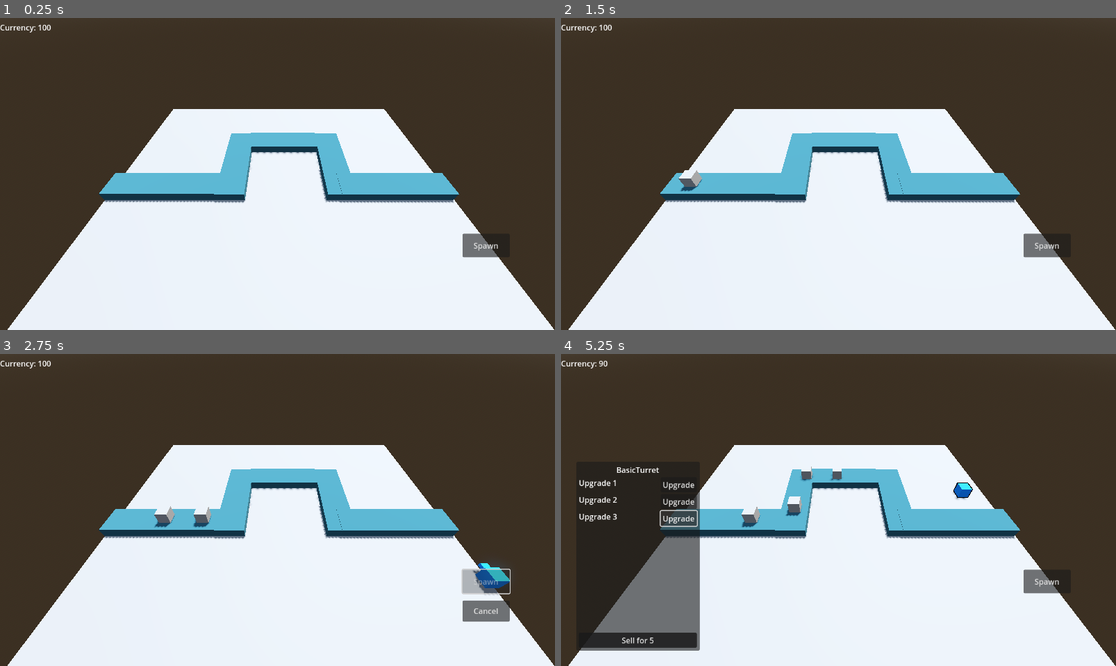
Above: before the commit, frames 1-4 (two rows, left to right).
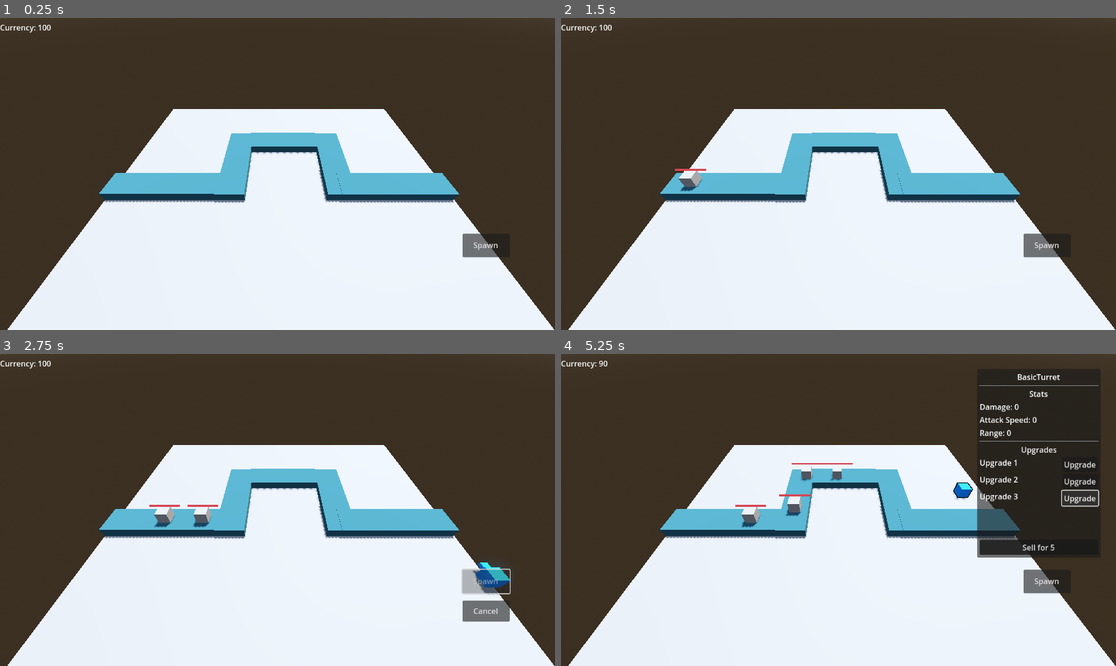
Above: after the commit, the same moments.

Repository: BurnabySouthGameDev/TowerDefence
Game: Godot game, scene res://Scenes/main.tscn
Same seed, same stepped clock (60 frames per second), same inputs: the game is played once before the commit and once after it.
Inputs (mouse positions are in pixels of both pictures, inside the frame that each line leads up to):
- Up to frame 1 (0.25 s): no input
- Up to frame 2 (1.5 s): click "Spawn" at 0.5 s; click "Cancel" at 1.25 s
- Up to frame 3 (2.75 s): click "Spawn" at 2 s
- Up to frame 4 (5.25 s): move the mouse to (960, 494) at 2.77 s; click (960, 494) at 2.92 s; click "Upgrade" at 3.5 s; click "Upgrade" at 4.25 s; click "Upgrade" at 5 s

The runs differ from the first frame. In frame 1, less than 0.1% of the frame differs, in the area x 85-90%, y 71-75%; in frame 2, less than 0.1%; in frame 3, 0.2%; in frame 4, 10%, in the area x 3-97%, y 6-96%.

Commit message:
Added resources for future upgrades & barebones health bar
Need health on enemies to debug damage on turret

Diff:
--- /dev/null
+++ b/Resources/Towers/basic_turret.tres
@@ -0,0 +1,28 @@
+[gd_resource type="Resource" script_class="TowerResource" load_steps=5 format=3 uid="uid://c0c22g0dy87a1"]
+
+[ext_resource type="Script" uid="uid://nf31t0owinb2" path="res://Scripts/turrets/tower_res.gd" id="1_ej7is"]
+[ext_resource type="Script" uid="uid://dapii7i1tjwtr" path="res://Scripts/turrets/upgrade_res.gd" id="2_f7vgk"]
+
+[sub_resource type="Resource" id="Resource_tkl0h"]
+script = ExtResource("2_f7vgk")
+damage = 5
+attack_speed = 0
+radius = 5
+upgrade_cost = 30
+metadata/_custom_type_script = "uid://dapii7i1tjwtr"
+
+[sub_resource type="Resource" id="Resource_f7vgk"]
+script = ExtResource("2_f7vgk")
+damage = 10
+attack_speed = 0
+radius = 10
+upgrade_cost = 100
+metadata/_custom_type_script = "uid://dapii7i1tjwtr"
+
+[resource]
+script = ExtResource("1_ej7is")
+base_damage = 5
+base_attack_speed = 5
+base_radius = 10
+upgrades = Array[ExtResource("2_f7vgk")]([SubResource("Resource_tkl0h"), SubResource("Resource_f7vgk")])
+metadata/_custom_type_script = "uid://nf31t0owinb2"
--- a/Scenes/UI/menu.tscn
+++ b/Scenes/UI/menu.tscn
@@ -27,6 +27,57 @@
 bbcode_enabled = true
 text = "[center]TowerName"
 fit_content = true
+
+[node name="HSeparator" type="HSeparator" parent="MarginContainer/VBoxContainer"]
+layout_mode = 2
+
+[node name="StatsLabel" type="RichTextLabel" parent="MarginContainer/VBoxContainer"]
+layout_mode = 2
+size_flags_horizontal = 6
+bbcode_enabled = true
+text = "Stats"
+fit_content = true
+scroll_active = false
+autowrap_mode = 0
+
+[node name="Damage" type="RichTextLabel" parent="MarginContainer/VBoxContainer"]
+layout_mode = 2
+size_flags_horizontal = 2
+bbcode_enabled = true
+text = "Damage: 0"
+fit_content = true
+scroll_active = false
+autowrap_mode = 0
+
+[node name="AttackSpeed" type="RichTextLabel" parent="MarginContainer/VBoxContainer"]
+layout_mode = 2
+size_flags_horizontal = 2
+bbcode_enabled = true
+text = "Attack Speed: 0"
+fit_content = true
+scroll_active = false
+autowrap_mode = 0
+
+[node name="Range" type="RichTextLabel" parent="MarginContainer/VBoxContainer"]
+layout_mode = 2
+size_flags_horizontal = 2
+bbcode_enabled = true
+text = "Range: 0"
+fit_content = true
+scroll_active = false
+autowrap_mode = 0
+
+[node name="HSeparator2" type="HSeparator" parent="MarginContainer/VBoxContainer"]
+layout_mode = 2
+
+[node name="UpgradesLabel" type="RichTextLabel" parent="MarginContainer/VBoxContainer"]
+layout_mode = 2
+size_flags_horizontal = 6
+bbcode_enabled = true
+text = "Upgrades"
+fit_content = true
+scroll_active = false
+autowrap_mode = 0
 
 [node name="Upgrade1" type="HBoxContainer" parent="MarginContainer/VBoxContainer"]
 layout_mode = 2
--- a/Scenes/enemy.tscn
+++ b/Scenes/enemy.tscn
@@ -1,8 +1,15 @@
-[gd_scene load_steps=3 format=3 uid="uid://ddsf3d0xoy5g6"]
+[gd_scene load_steps=6 format=3 uid="uid://ddsf3d0xoy5g6"]
 
 [ext_resource type="Script" uid="uid://bd7vktalilei2" path="res://Scripts/enemy.gd" id="1_bbien"]
+[ext_resource type="Script" uid="uid://co8kbyh5strok" path="res://Scripts/UI/Enemy/health_bar.gd" id="2_1f0kj"]
 
 [sub_resource type="BoxShape3D" id="BoxShape3D_hghv2"]
+
+[sub_resource type="StyleBoxFlat" id="StyleBoxFlat_1f0kj"]
+bg_color = Color(0.839216, 0.278431, 0.329412, 1)
+
+[sub_resource type="StyleBoxFlat" id="StyleBoxFlat_afpow"]
+bg_color = Color(0.322353, 0.692161, 0.402664, 1)
 
 [node name="PathFollow3D" type="PathFollow3D"]
 loop = false
@@ -19,3 +26,17 @@
 
 [node name="CollisionShape3D" type="CollisionShape3D" parent="enemy"]
 shape = SubResource("BoxShape3D_hghv2")
+
+[node name="Node3D" type="Node3D" parent="enemy"]
+
+[node name="ProgressBar" type="ProgressBar" parent="enemy/Node3D"]
+anchors_preset = -1
+anchor_top = -0.00617284
+anchor_right = 0.0555556
+theme_override_styles/background = SubResource("StyleBoxFlat_1f0kj")
+theme_override_styles/fill = SubResource("StyleBoxFlat_afpow")
+max_value = 20.0
+step = 1.0
+show_percentage = false
+script = ExtResource("2_1f0kj")
+metadata/_edit_use_anchors_ = true
--- a/Scenes/main.tscn
+++ b/Scenes/main.tscn
@@ -88,21 +88,26 @@
 [node name="GameUI" type="CanvasLayer" parent="."]
 
 [node name="SpawnButton" type="Button" parent="GameUI" node_paths=PackedStringArray("path_node")]
-offset_left = 960.0
-offset_top = 448.0
-offset_right = 1058.0
-offset_bottom = 497.0
+anchors_preset = -1
+anchor_left = 0.833333
+anchor_top = 0.691358
+anchor_right = 0.918403
+anchor_bottom = 0.766975
+offset_bottom = 3.05176e-05
 text = "Spawn"
 script = ExtResource("4_jjvhh")
 min_distance_path = 3.0
 path_node = NodePath("../../Path/Path3D")
+metadata/_edit_use_anchors_ = true
 
 [node name="CancelButton" type="Button" parent="GameUI"]
-offset_left = 960.0
-offset_top = 512.0
-offset_right = 1058.0
-offset_bottom = 556.0
+anchors_preset = -1
+anchor_left = 0.833333
+anchor_top = 0.790123
+anchor_right = 0.918403
+anchor_bottom = 0.858025
 text = "Cancel"
+metadata/_edit_use_anchors_ = true
 
 [node name="CurrencyDisplay" type="PanelContainer" parent="GameUI"]
 offset_right = 192.0
@@ -117,6 +122,10 @@
 anchor_left = 0.0277778
 anchor_right = 0.25
 anchor_bottom = 0.950617
+offset_left = 832.0
+offset_top = -193.0
+offset_right = 832.0
+offset_bottom = -193.0
 
 [node name="TowerManager" parent="." instance=ExtResource("5_kry3j")]
 unique_name_in_owner = true
--- /dev/null
+++ b/Scripts/UI/Enemy/health_bar.gd
@@ -0,0 +1,12 @@
+extends ProgressBar
+
+var parent : Node3D
+
+func _ready():
+	parent = get_parent()
+	if parent == null:
+		push_error("Node %s: 3D to 2D failed! Parent is not a Node3D" % [name])
+
+func _process(_dT):
+	 # The added Vector is used to center the Control
+	position = get_viewport().get_camera_3d().unproject_position(parent.global_position) + Vector2(-size.x/2, -20)
--- a/Scripts/UI/Menu/menu.gd
+++ b/Scripts/UI/Menu/menu.gd
@@ -4,6 +4,7 @@
 	set(value):
 		if menu_sell_value == value:
 			return
+
 		menu_sell_value = value
 		sell_button.text = "Sell for " + str(value)
 
@@ -19,6 +20,7 @@
 func _on_tower_manager_tower_menu(tower: Node3D) -> void:
 	if Global.selected_tower == tower:
 		hide()
+
 	else:
 		show()
 		tower_name.text = "[center]" + tower.name
--- a/Scripts/enemy.gd
+++ b/Scripts/enemy.gd
@@ -1,7 +1,10 @@
 extends PathFollow3D
 
 var path: Array[Vector3i]
-@export var speed = 0.5
+
+@export var speed: float = 0.5
+@export var health: int = 20
+
 func _ready() -> void:
 	#Enemy will move to each of these points from top to bottom
 	path.append(Vector3i(-4.35, 2, 0))
--- /dev/null
+++ b/Scripts/turrets/tower_res.gd
@@ -0,0 +1,8 @@
+extends Resource
+class_name TowerResource
+
+@export_group("General")
+@export var base_damage: int
+@export var base_attack_speed: int
+@export var base_radius: int
+@export var upgrades: Array[UpgradeResource] = []
--- /dev/null
+++ b/Scripts/turrets/upgrade_res.gd
@@ -0,0 +1,7 @@
+extends Resource
+class_name UpgradeResource
+
+@export var damage: int
+@export var attack_speed: int
+@export var radius: int
+@export var upgrade_cost: int
--- a/project.godot
+++ b/project.godot
@@ -26,7 +26,8 @@
 [file_customization]
 
 folder_colors={
-"res://Scenes/": "red",
+"res://Resources/": "red",
+"res://Scenes/": "green",
 "res://Scripts/": "purple"
 }
 
Empty file removed: Data/towers.json
Not shown, added: Scripts/UI/Enemy/health_bar.gd.uid
Not shown, added: Scripts/turrets/tower_res.gd.uid
Not shown, added: Scripts/turrets/upgrade_res.gd.uid
